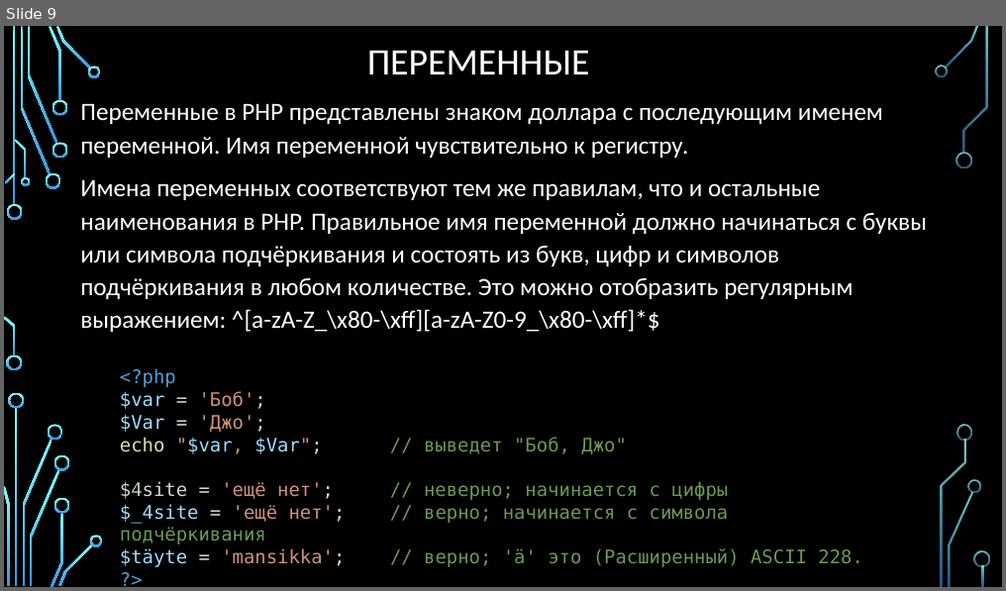
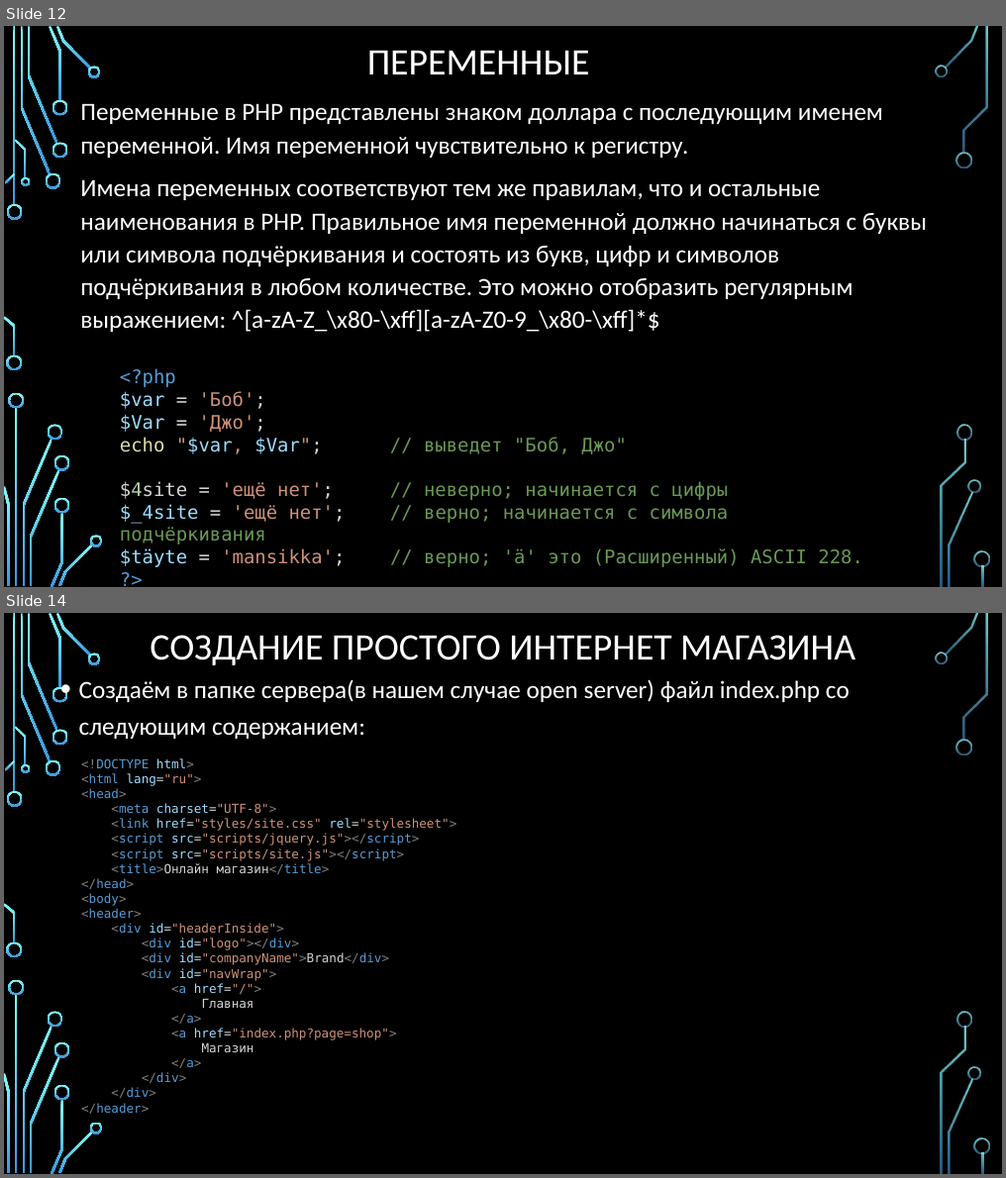
Before and after one commit to Chezemy/Panyushkin_Pavel_195, a slide deck: PHP/Веб-разработка с помощью PHP.pptx. Shown one above the other, each under a label of ours: slide 9 before the commit, slides 12 and 14 after it; the slides between them are not shown. The pictures are 1006x591 and 1006x1178 pixels, drawn with LibreOffice and Linux fonts; fonts in the diff are those of the drawing; background and template pictures are left out. Boxes give left, top, right and bottom in pixels: in the first picture for what was removed or moved away, otherwise in the second. Text is boxed around its words. In the diff, an @@ line names an element or a change of style, - is before the commit and + after.

```diff
--- a/PHP/Веб-разработка с помощью PHP.pptx
+++ b/PHP/Веб-разработка с помощью PHP.pptx
@@ slide 14 added at [4, 613, 1002, 1174], background picture (left out); not listed: 36 template elements that a slide beside it also shows @@
@@ title added at [150, 635, 855, 665], 36 pt, text #FFFFFF @@
+СОЗДАНИЕ ПРОСТОГО ИНТЕРНЕТ МАГАЗИНА
@@ text added at [79, 679, 849, 739], 24 pt, text #FFFFFF @@
+• Создаём в папке сервера(в нашем случае open server) файл index.php со следующим содержанием:
@@ text added at [81, 759, 456, 1114], 12 pt, text #CE9178 @@
+<!DOCTYPE html>
+<html lang="ru">
+<head>
+<meta charset="UTF-8">
+<link href="styles/site.css" rel="stylesheet">
+<script src="scripts/jquery.js"></script>
+<script src="scripts/site.js"></script>
+<title>Онлайн магазин</title>
+</head>
+<body>
+<header>
+<div id="headerInside">
+<div id="logo"></div>
+<div id="companyName">Brand</div>
+<div id="navWrap">
+<a href="/">
+Главная
+</a>
+<a href="index.php?page=shop">
+Магазин
+</a>
+</div>
+</div>
+</header>
@@ what was slide 9 is now slide 12 @@
```
Also in this commit, not shown: 4 other slides added, 9 other files.
